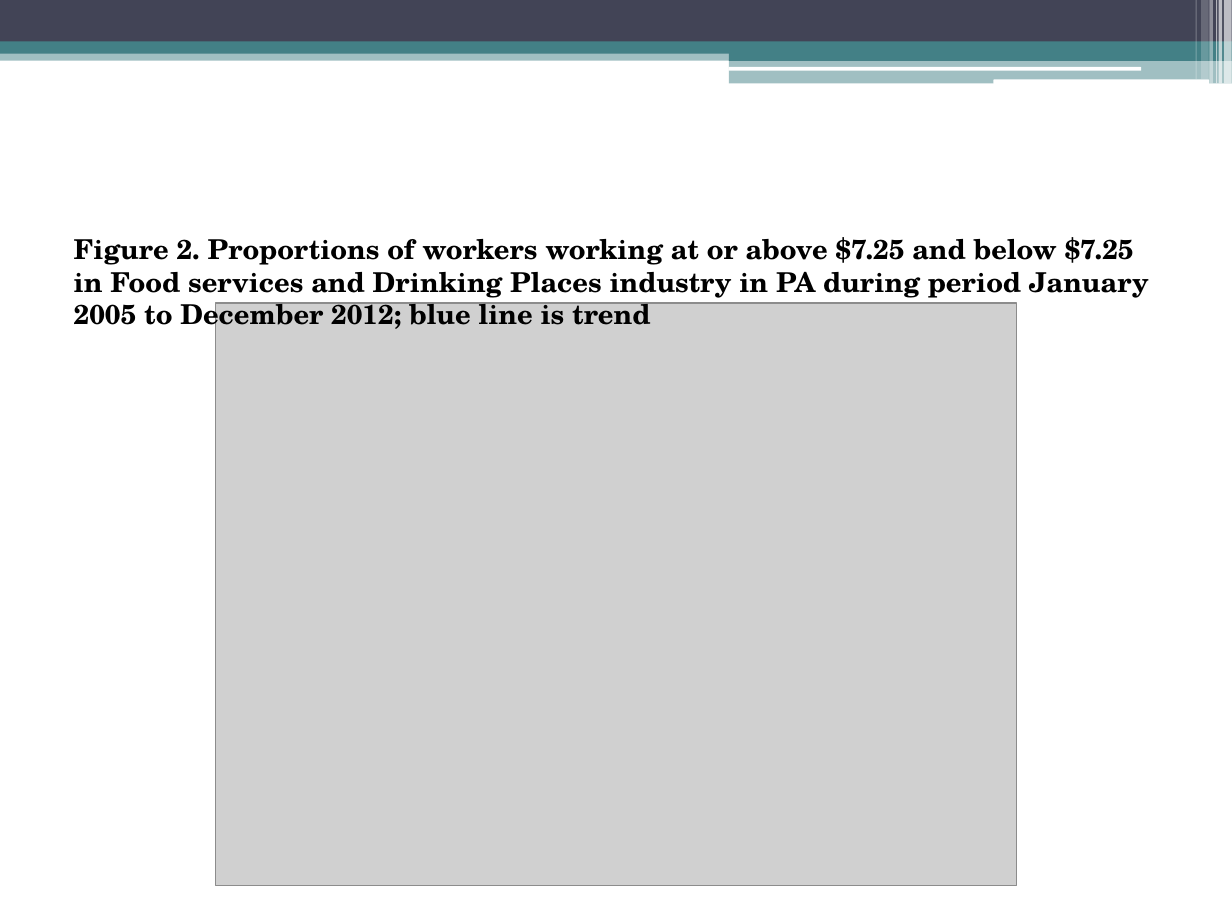
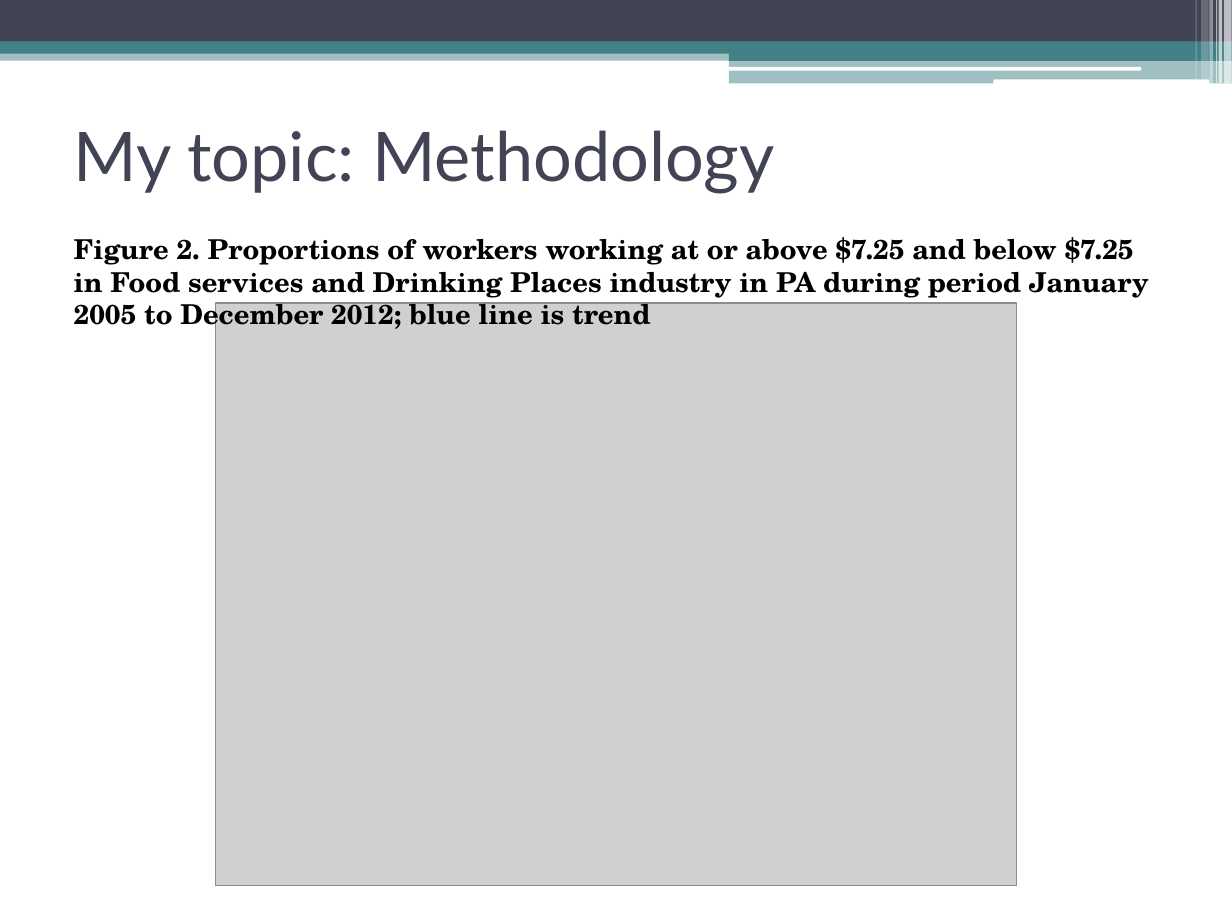
Before and after one commit to KobaKhit/ECON322, a slide deck: slide 13 of ECON322Present.pptx. Drawn at 1232x924 pixels with LibreOffice and Linux fonts; fonts in the diff are those of the drawing; grey boxes stand for pictures. Boxes give left, top, right and bottom in pixels: in the first picture for what was removed or moved away, otherwise in the second. Text is boxed around its words. In the diff, an @@ line names an element or a change of style, - is before the commit and + after.

```diff
--- a/ECON322Present.pptx
+++ b/ECON322Present.pptx
@@ title added at box(74, 130, 775, 194), 40 pt, text #424456 @@
+My topic: Methodology
```
Also in this commit, not shown: 1 other slide changed, 13 other files.
